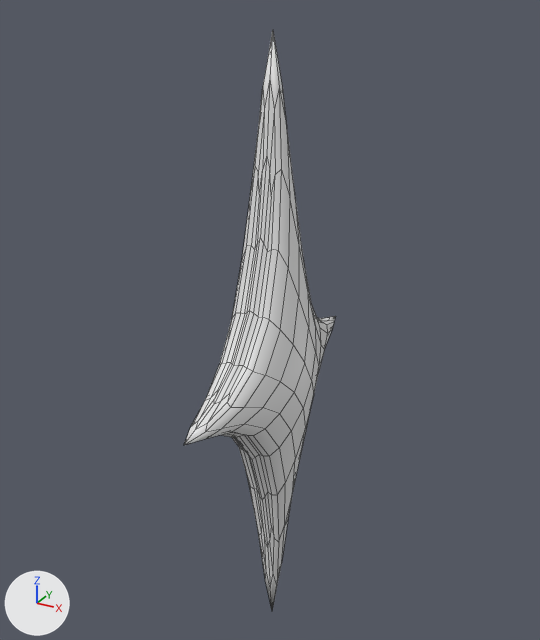
A saved change to the FBX model World-Builder-Project-Collobaration-/Assets/GridBuldingSystem/Gems/old/newGems/Star.fbx.
Rendered twice from a camera (50 mm lens) standing at (3.42, -6.27, 7.11) and looking at (-0.12, 0.16, 3.89). Lighting does not change. The marker at lower left points along +X, +Y and +Z. The picture after the commit comes second. Mesh edges are drawn as thin lines. Where no turn or scale is listed for an object, it has been applied to the vertices.

In view in the first picture: 'star.001'.
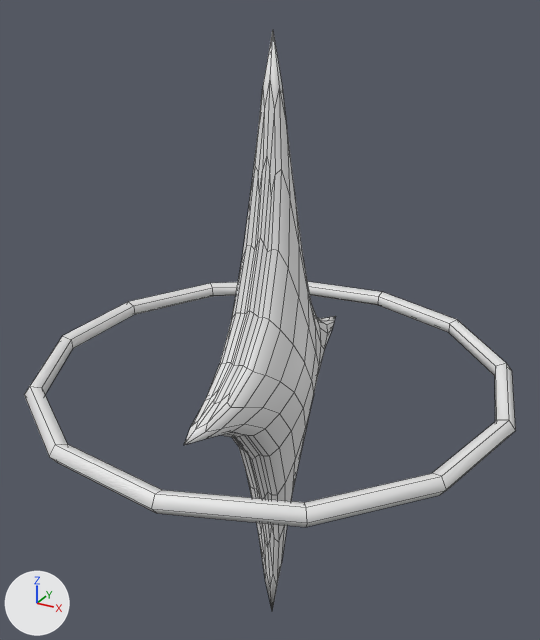
Diff of the bpy script that builds the scene:
```diff
--- a/World-Builder-Project-Collobaration-/Assets/GridBuldingSystem/Gems/old/newGems/Star.fbx.py
+++ b/World-Builder-Project-Collobaration-/Assets/GridBuldingSystem/Gems/old/newGems/Star.fbx.py
@@ me_torus @@
+me_torus.from_pydata(...)  # 65 vertices, 65 faces; spans x -2.48..2.55, y -2.53..2.53, z -0.09..0.09
@@ ob_torus @@
+ob_torus = bpy.data.objects.new('Torus', me_torus)
+ob_torus.location = (0.0, 0.0, 3.41)
```

Boxes (x1, y1, x2, y2) around the edits, measured in the pictures (540 x 640 px):
'Torus', added
    after: (24, 282, 516, 527)
